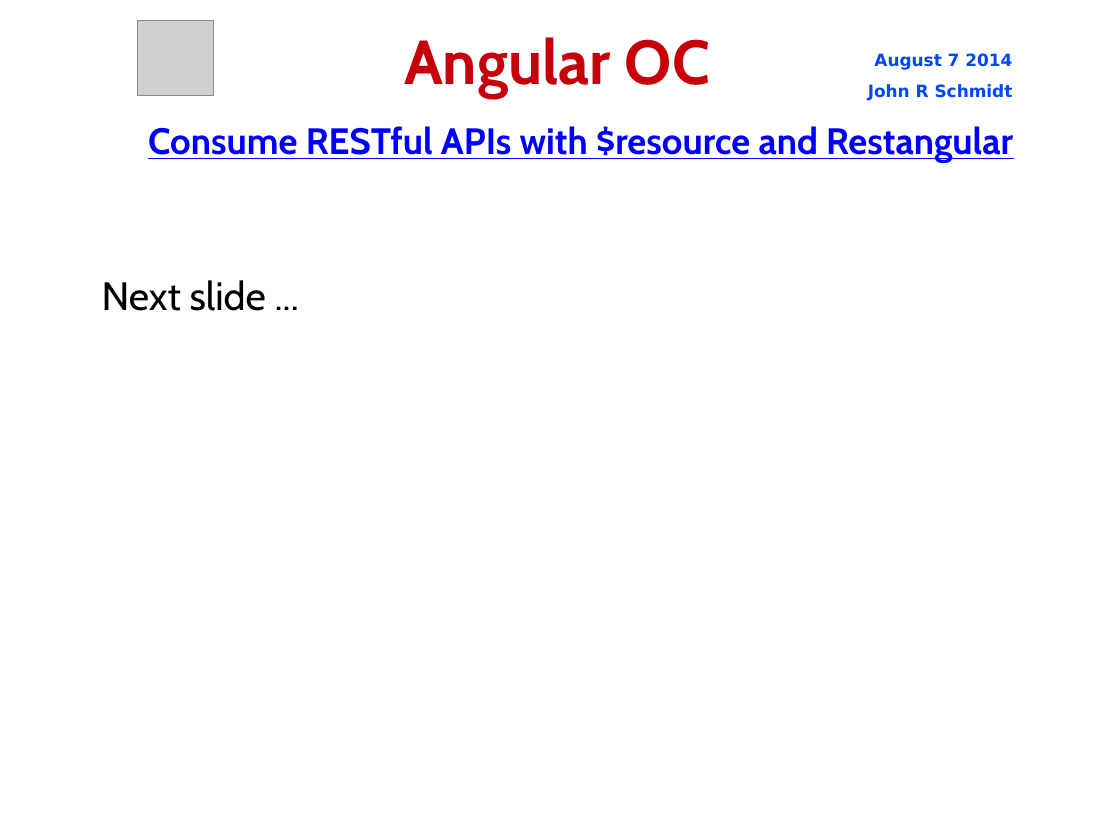
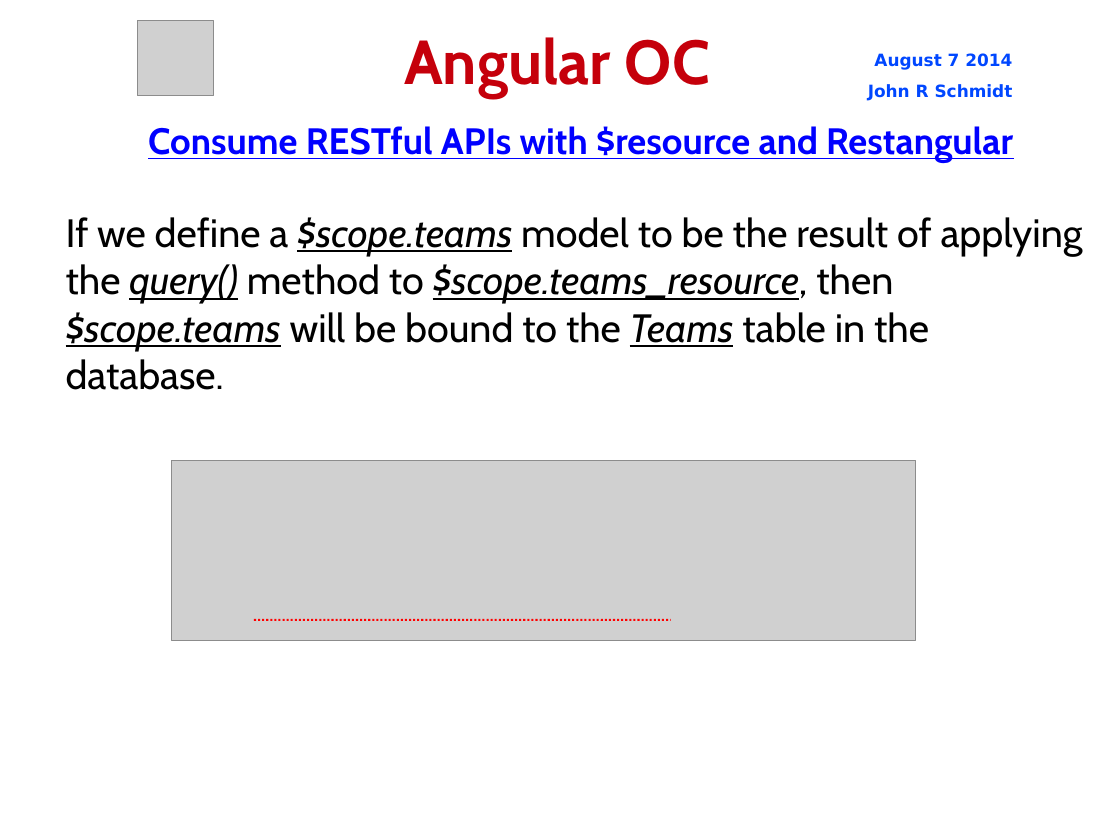
Before and after one commit to jrschmidt/fifa-angular-rest-demo, a slide deck: slide 29 of fifa.odp. Drawn at 1120x840 pixels with LibreOffice and Linux fonts; fonts in the diff are those of the drawing; grey boxes stand for pictures; background and template pictures are left out. Boxes give left, top, right and bottom in pixels: in the first picture for what was removed or moved away, otherwise in the second. Text is boxed around its words. In the diff, an @@ line names an element or a change of style, - is before the commit and + after.

Commit message:
add .teams model

```diff
--- a/fifa.odp
+++ b/fifa.odp
@@ subtitle at box(66, 217, 1083, 390): text changed @@
-Next slide ...
+If we define a $scope.teams model to be the result of applying the query() method to $scope.teams_resource, then $scope.teams will be bound to the Teams table in the database.
@@ picture added at box(172, 460, 916, 640) @@
@@ line added from (254, 620) to (671, 620), #FF0000 1.45 pt @@
```
Also in this commit, not shown: 2 other files.
